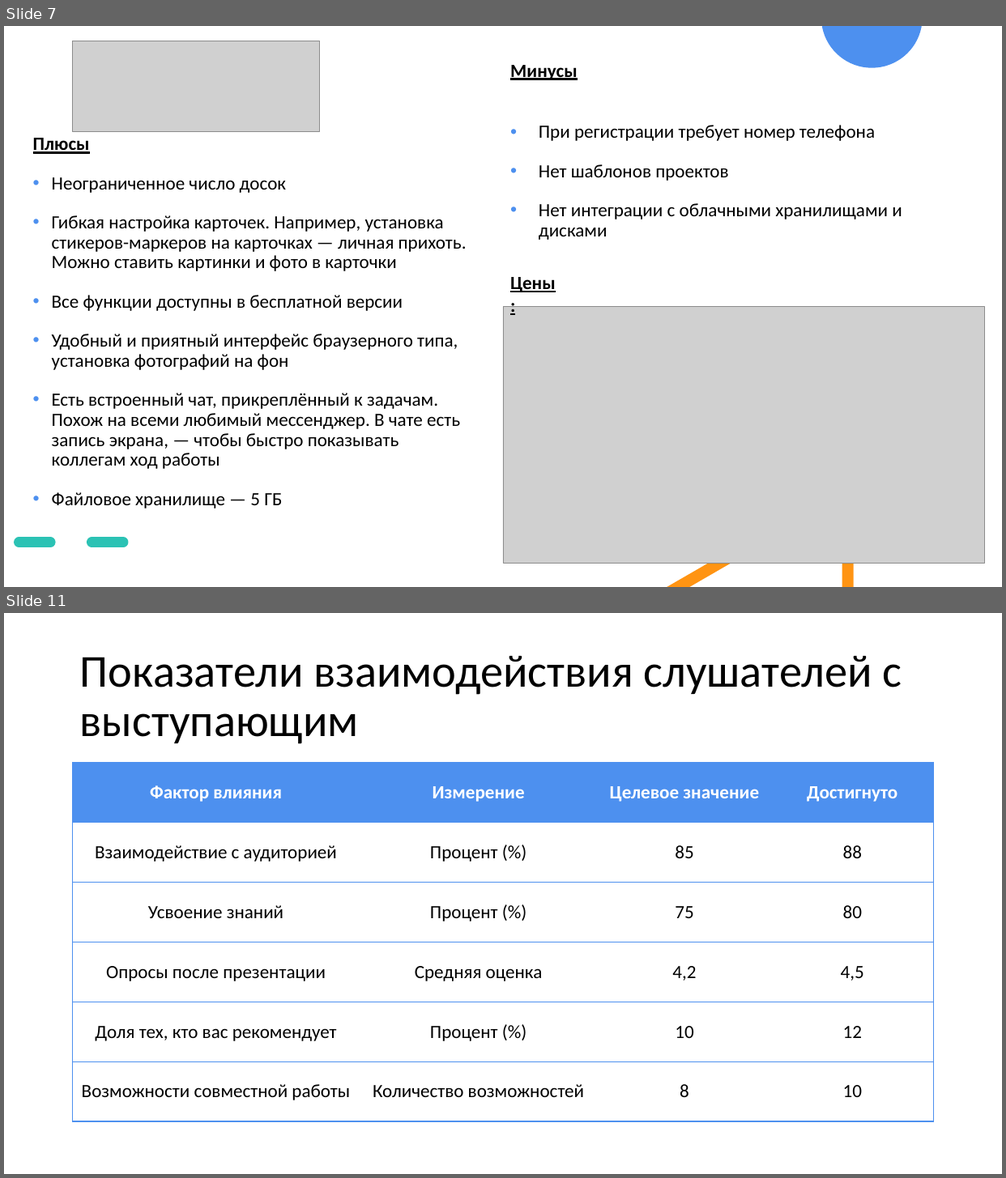
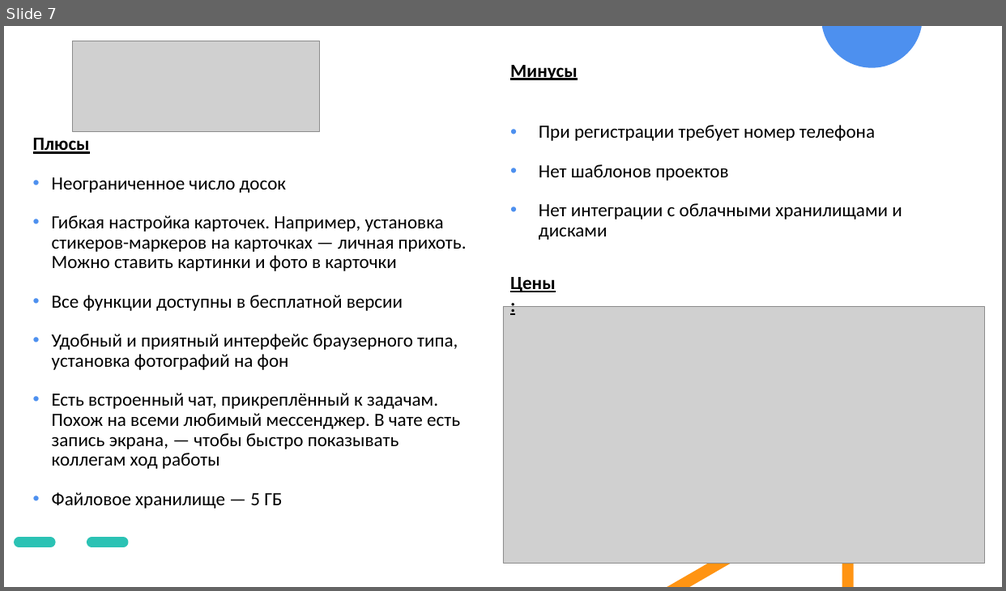
Before and after one commit to r0mbaa/Kanban-Board, a slide deck: Paperwork/РПС_Презентация_к_проекту.pptx. Shown one above the other, each under a label of ours: slides 7 and 11 before the commit, slide 7 after it; the slides between them are not shown. The pictures are 1006x1178 and 1006x591 pixels, drawn with LibreOffice and Linux fonts; fonts in the diff are those of the drawing; grey boxes stand for pictures. Boxes give left, top, right and bottom in pixels: in the first picture for what was removed or moved away, otherwise in the second. Text is boxed around its words. In the diff, an @@ line names an element or a change of style, - is before the commit and + after.

```diff
--- a/Paperwork/РПС_Презентация_к_проекту.pptx
+++ b/Paperwork/РПС_Презентация_к_проекту.pptx
@@ slide 11 removed at (4, 613, 1002, 1174), background #FFFFFF @@
@@ title removed at (80, 656, 901, 744) @@
-Показатели взаимодействия слушателей с выступающим
@@ table removed at (73, 763, 933, 1122), 6 rows, 4 columns @@
-Фактор влияния | Измерение | Целевое значение | Достигнуто
-Взаимодействие с аудиторией | Процент (%) | 85 | 88
-Усвоение знаний | Процент (%) | 75 | 80
-Опросы после презентации | Средняя оценка | 4,2 | 4,5
-Доля тех, кто вас рекомендует | Процент (%) | 10 | 12
-Возможности совместной работы | Количество возможностей | 8 | 10
```
Also in this commit, not shown: 3 slides changed, 4 slides added, 3 other slides removed.
